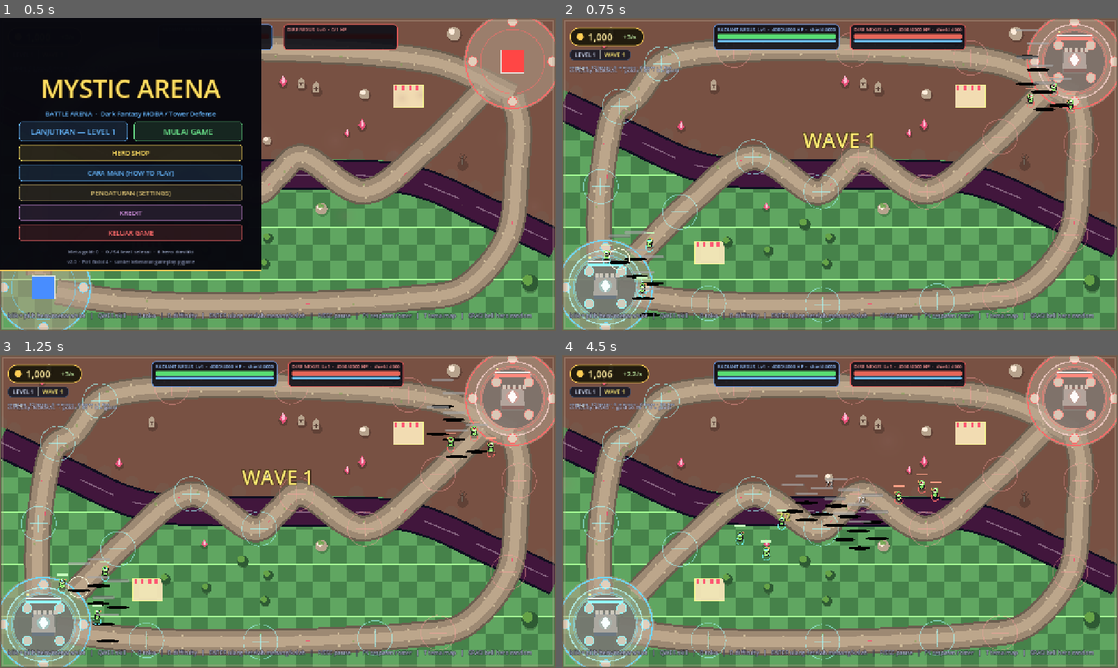
Above: before the commit, frames 1-4 (two rows, left to right).
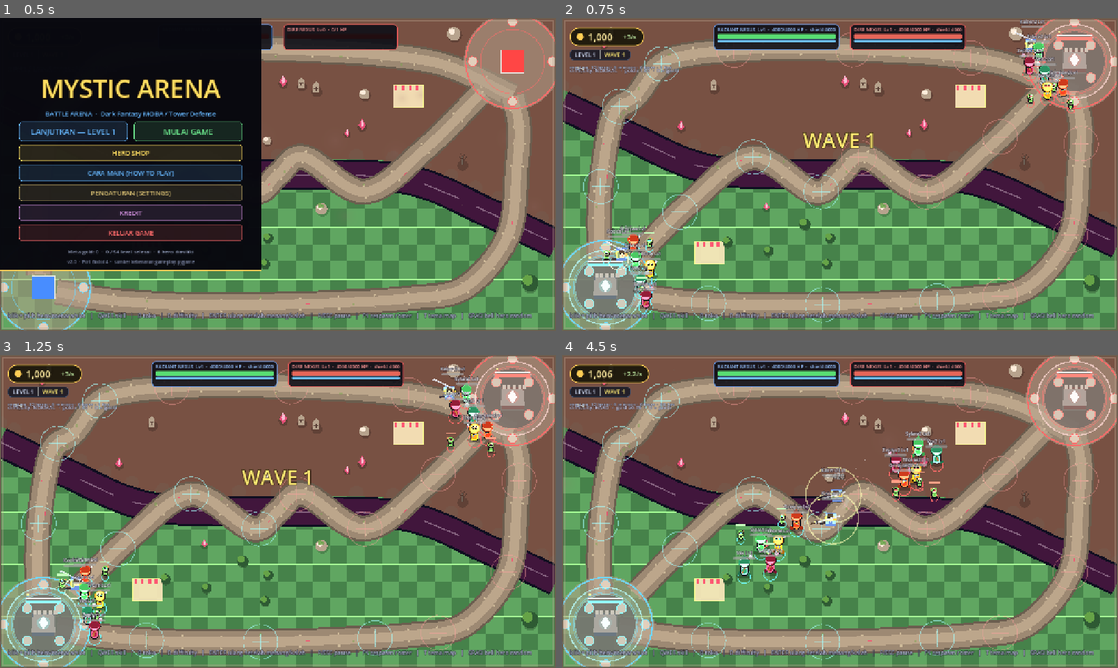
Above: after the commit, the same moments.

Repository: dharmawantoxi/mystic-arena
Game: Godot game, scene res://scenes/main.tscn
The game is run twice, just before and just after one commit, with the same random seed, the same clock (stepped at 60 frames per second) and the same inputs.
Inputs (mouse positions are in pixels of both pictures, inside the frame that each line leads up to):
- Up to frame 1 (0.5 s): no input
- Up to frame 2 (0.75 s): click "LANJUTKAN — LEVEL 1" at 0.5 s
- Up to frame 3 (1.25 s): no input
- Up to frame 4 (4.5 s): tap Enter (restart_match) at 1.25 s; move the mouse to (962, 495) at 1.27 s; hold D (cycle_difficulty) 1.28-2 s; click (962, 495) at 1.42 s; tap B (toggle_shop) at 1.52 s; drag from (728, 527) to (812, 574) at 2.02 s; move the mouse to (895, 442) at 2.77 s; tap F at 2.85 s; click (895, 442) at 2.92 s; drag from (812, 574) to (673, 464) at 3.52 s; move the mouse to (1006, 558) at 4.27 s; tap Keypad Enter at 4.35 s; click (1006, 558) at 4.42 s

Frame 1 is identical in both runs. In frame 2, 2.3% of the frame differs, in the area x 7-93%, y 0-96%; in frame 3, 2.4%; in frame 4, 3.5%, in the area x 30-70%, y 24-74%.
Error before the commit: Parse Error: Cannot infer the type of "key" variable because the value doesn't have a set type. (res://scripts/items/ItemInventory.gd:728)

Commit message:
Fix GDScript type-inference parse errors breaking Hero.gd
ItemInventory._bash_procs: 'var key :=' could not infer a type because
item_id is an untyped (Variant) for-loop variable. Use an explicit
String type with str().

TowerBullet._on_hit: 'var dealt :=' could not infer a type because _combat()
returns Variant. Use an explicit float type.

Hero.gd only failed downstream ('Failed to compile depended scripts')
because it preloads both scripts.

Co-authored-by: arena-agent <297053741+arena-agent@users.noreply.github.com>

Diff:
--- a/godot/scenes/tower/TowerBullet.gd
+++ b/godot/scenes/tower/TowerBullet.gd
@@ -126,7 +126,7 @@
 	if bool(target.get("is_dead")):
 		return
 
-	var dealt := cs.apply_damage(target, damage, team, "projectile", source, school)
+	var dealt: float = cs.apply_damage(target, damage, team, "projectile", source, school)
 
 	# Proyektil hero ranged juga memicu efek on-attack item, paritas
 	# on_ranged_attack_hit (hero_items.py:2506-2517). Di pygame fungsi itu
--- a/godot/scripts/items/ItemInventory.gd
+++ b/godot/scripts/items/ItemInventory.gd
@@ -725,7 +725,7 @@
 	for item_id in ["abyss_breaker", "sundering_cudgel"]:
 		if not has(item_id):
 			continue
-		var key := item_id + ":bash"
+		var key: String = str(item_id) + ":bash"
 		if float(_proc_cd.get(key, 0.0)) > 0.0:
 			continue
 		var b = db.get_item(item_id).get("bash")
